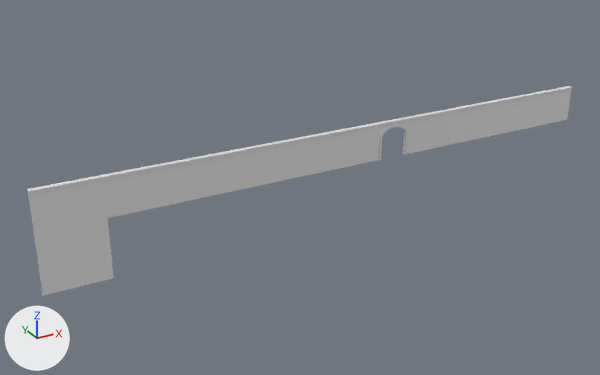
Renders of the FBX model Eldoria/Assets/Models/City/Models/Muro Cidade.fbx from each side of a commit.
Before and after are seen from a 50 mm lens placed at (-153.2, -361.6, 103.2), pointed at (-32.5, -142.1, -6.6). The lights are fixed; the arrows at lower left show +X, +Y and +Z. Where no turn or scale is listed for an object, it has been applied to the vertices.

The first picture shows 'Muro Cidade'.
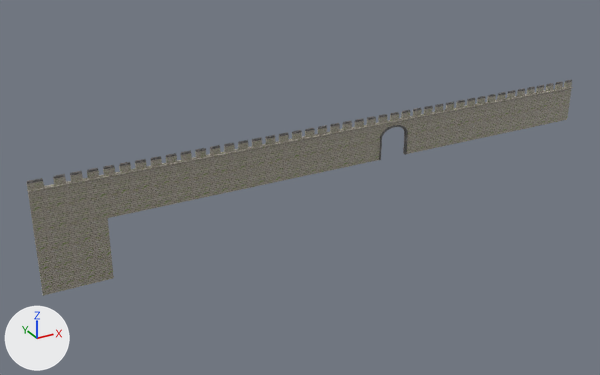
Commit message: Muro Cidade

Boxes (x1, y1, x2, y2) around the edits, measured in the pictures (600 x 375 px):
'Muro Cidade', reshaped
    before: (27, 86, 573, 296)
    after: (27, 80, 573, 296)
part 1 of me_cube_034, added
    after: (27, 80, 572, 191)
part 2 of me_cube_034, recoloured
    both: (27, 87, 573, 296)
part 3 of me_cube_034, recoloured
    both: (379, 125, 408, 160)

What the commit changed:
Picture 'Paredes 2.png' (img_paredes_2_png) is new.
Picture 'Stone 3.png' (img_stone_3_png) is new.
Material 'Muro Stone' (mat_muro_stone) is new.
Its texture is img_paredes_2_png.
Material 'Muro Details' (mat_muro_details) is new.
Its texture is img_stone_3_png.
me_cube_034 is used by ob_muro_cidade; location (-10.3, -145.5, 1.8).
me_cube_034 had 216 vertices, 198 faces and spanned x -108.0..91.0, y -2.0..-1.0, z -22.0..11.0.
me_cube_034 now has 1246 vertices, 1015 faces and spans x -108.0..91.0, y -2.0..-1.0, z -22.0..14.0.
me_cube_034 part 1: 1030 vertices added at x -108.0..90.0, y -2.0..-1.0, z 11.0..14.0.
me_cube_034 part 2: 59 faces spanning x -108.0..91.0, y -2.0..-1.0, z -22.0..11.0 switch from no material to mat_muro_stone (picture img_paredes_2_png).
me_cube_034 part 3: 139 faces spanning x 5.0..16.0, y -2.0..-1.0, z -2.0..9.0 switch from no material to mat_muro_details (picture img_stone_3_png).
